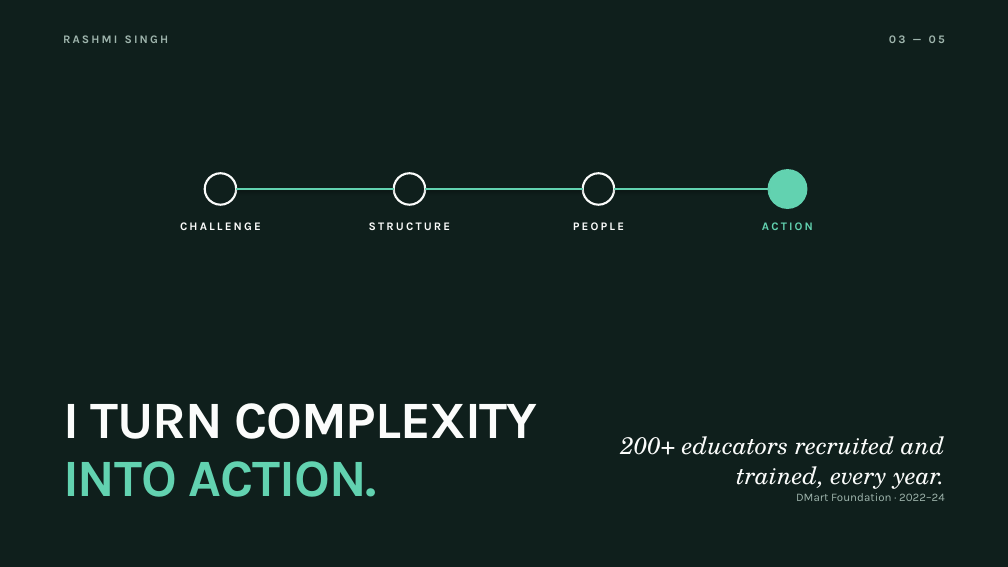
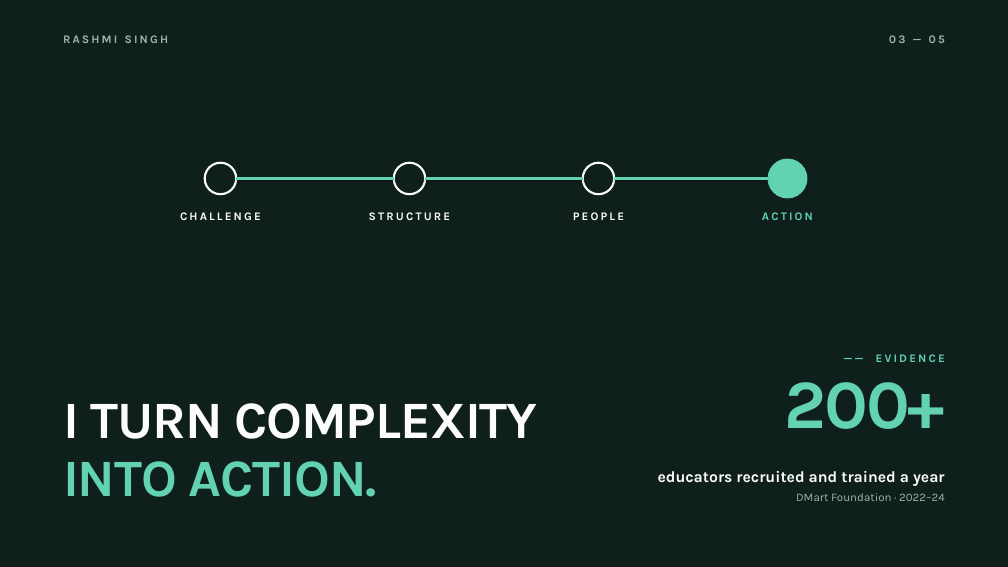
Before and after one commit to me-sunshine/cinematic-documentary-lab, a slide deck: slide 3 of out/rashmi-singh-pitch.pptx. Drawn at 1008x567 pixels with LibreOffice and Linux fonts; fonts in the diff are those of the drawing. Boxes give left, top, right and bottom in pixels: in the first picture for what was removed or moved away, otherwise in the second. Text is boxed around its words. In the diff, an @@ line names an element or a change of style, - is before the commit and + after.

```diff
--- a/out/rashmi-singh-pitch.pptx
+++ b/out/rashmi-singh-pitch.pptx
@@ 4 texts, 4 ellipses, 3 lines: place and size @@
-4 texts, 4 ellipses, 3 lines at (180, 169, 813, 230)
+4 texts, 4 ellipses, 3 lines at (180, 159, 813, 220)
@@ text added at (876, 354, 945, 362), 11 pt, text #62D2B0, bold @@
+—— EVIDENCE
@@ text added at (785, 382, 945, 429), 66 pt, text #62D2B0, bold @@
+200+
@@ text at (658, 471, 945, 486): text changed; size 23 to 15 pt; font TeX Gyre Schola to Karla; bold on; italic off @@
-200+ educators recruited and trained, every year.
-DMart Foundation · 2022–24
+educators recruited and trained a year
```
Also in this commit, not shown: 3 other slides changed, 8 other files.
